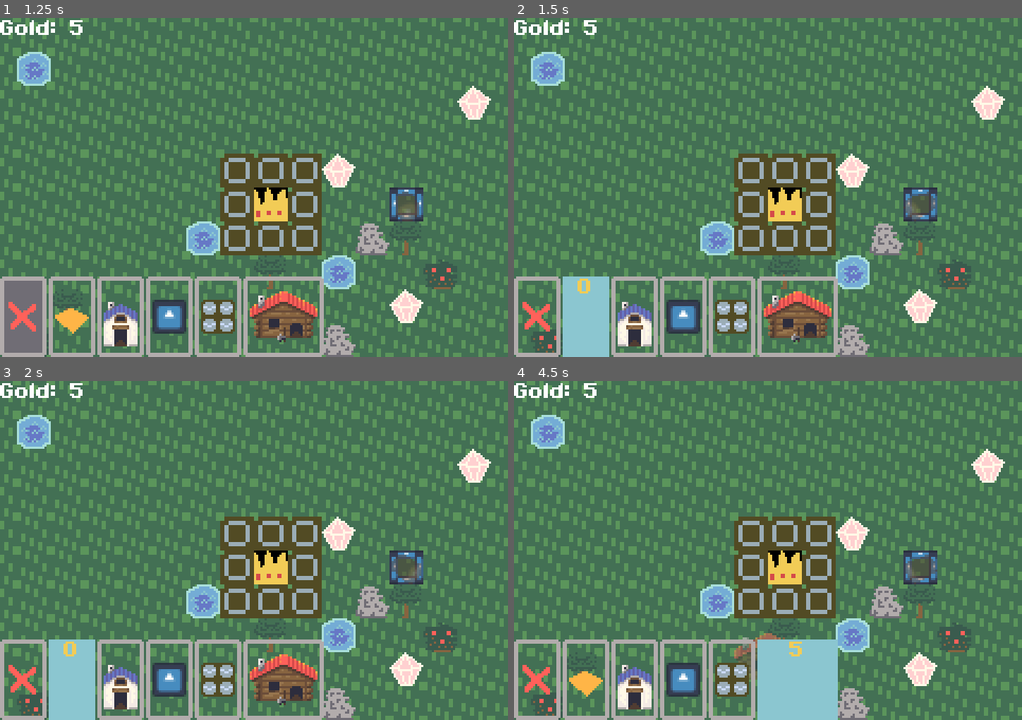
Above: before the commit, frames 1-4 (two rows, left to right).
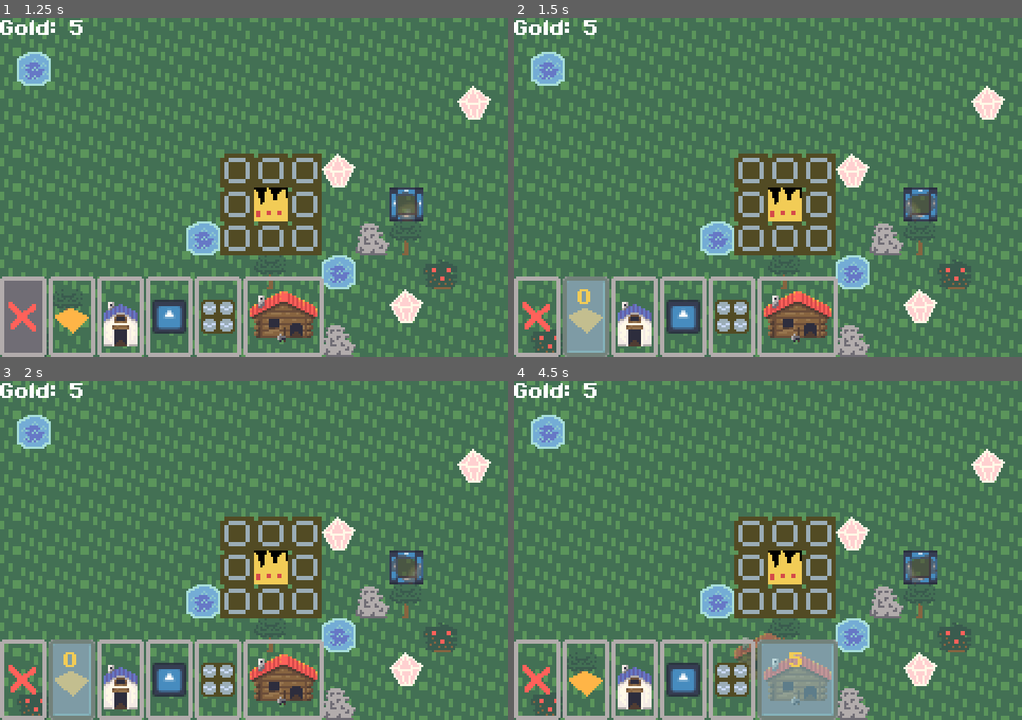
Above: after the commit, the same moments.

Repository: comfy-gamedev/ludum-dare-60
Game: Godot game, scene res://scenes/main/main.tscn
Two runs of this game, one before a commit and one after it. Both use one fixed random seed, a clock stepped at 60 frames per second and the inputs below. The engine's default icon, where the game draws it, is replaced by a stand-in: a white triangle on a blue panel in a dark square.
Inputs (mouse positions are in pixels of both pictures, inside the frame that each line leads up to):
- Up to frame 1 (1.25 s): click (25, 316) at 0.52 s
- Up to frame 2 (1.5 s): click (585, 316) at 1.27 s
- Up to frame 3 (2 s): no input
- Up to frame 4 (4.5 s): click (635, 679) at 2.02 s; click (681, 679) at 2.77 s; click (732, 679) at 3.52 s; click (798, 679) at 4.27 s

Frame 1 is identical in both runs. In frame 2, 2.0% of the frame differs, in the area x 9-19%, y 76-100%; in frame 3, 2.0%; in frame 4, 3.6%, in the area x 47-64%, y 76-100%.

Commit message:
hotbar update

Diff:
--- a/scenes/hotbar_prices.tscn
+++ b/scenes/hotbar_prices.tscn
@@ -5,20 +5,30 @@
 [ext_resource type="Resource" uid="uid://cniaep2ikgsjy" path="res://systems/constructions/factory.tres" id="2_hwvw8"]
 [ext_resource type="Resource" uid="uid://dnrw1g5j5q7b8" path="res://systems/crafting/items/water.tres" id="2_yb0ro"]
 
-[sub_resource type="StyleBoxFlat" id="StyleBoxFlat_ynrh8"]
+[sub_resource type="StyleBoxFlat" id="StyleBoxFlat_hwvw8"]
 bg_color = Color(0.54509807, 0.7764706, 0.8156863, 1)
+border_width_left = 2
+border_width_top = 2
+border_width_right = 2
+border_width_bottom = 2
+border_color = Color(0.22745098, 0.35686275, 0.30588236, 1)
+corner_radius_top_left = 2
+corner_radius_top_right = 2
+corner_radius_bottom_right = 2
+corner_radius_bottom_left = 2
 
 [sub_resource type="ViewportTexture" id="ViewportTexture_yb0ro"]
 viewport_path = NodePath("SubViewport")
 
 [node name="Panel" type="Panel" unique_id=1395505682]
+self_modulate = Color(1, 1, 1, 0.52156866)
 anchors_preset = 15
 anchor_right = 1.0
 anchor_bottom = 1.0
 grow_horizontal = 2
 grow_vertical = 2
 mouse_filter = 2
-theme_override_styles/panel = SubResource("StyleBoxFlat_ynrh8")
+theme_override_styles/panel = SubResource("StyleBoxFlat_hwvw8")
 script = ExtResource("1_ynrh8")
 info = ExtResource("2_hwvw8")
 
@@ -26,12 +36,14 @@
 layout_mode = 1
 anchors_preset = 10
 anchor_right = 1.0
-offset_bottom = 9.0
+offset_bottom = 19.0
 grow_horizontal = 2
+mouse_filter = 2
 theme_override_colors/default_color = Color(0.9490196, 0.8, 0.3372549, 1)
 text = "X"
 fit_content = true
 horizontal_alignment = 1
+vertical_alignment = 1
 
 [node name="ItemSprite" parent="." unique_id=637216572 instance=ExtResource("1_coevc")]
 visible = true
